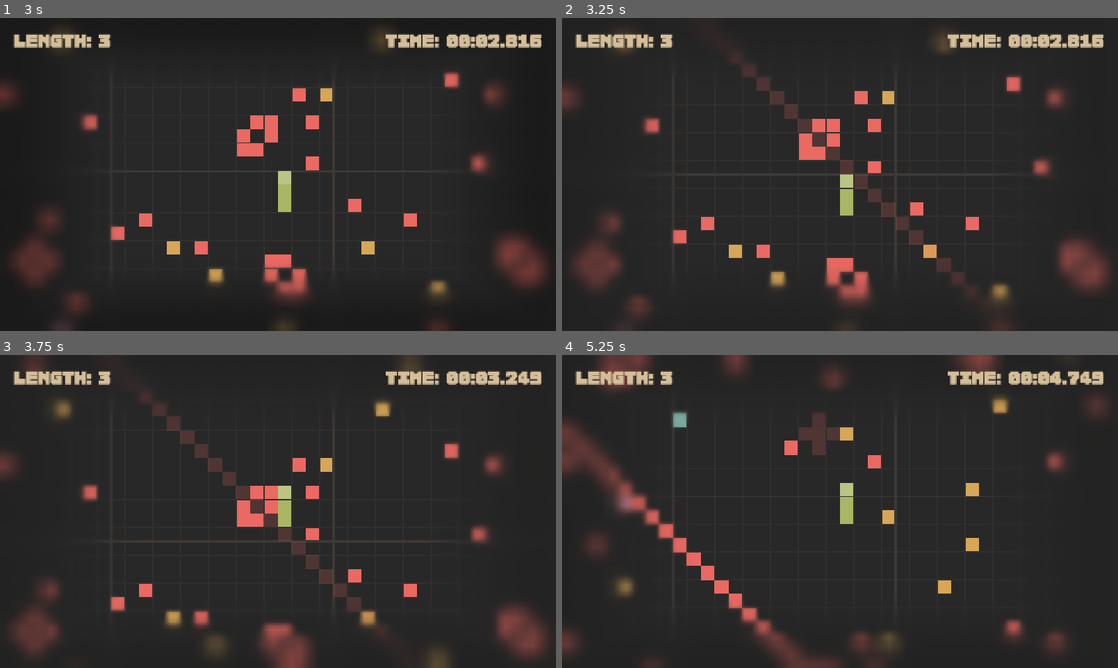
Above: before the commit, frames 1-4 (two rows, left to right).
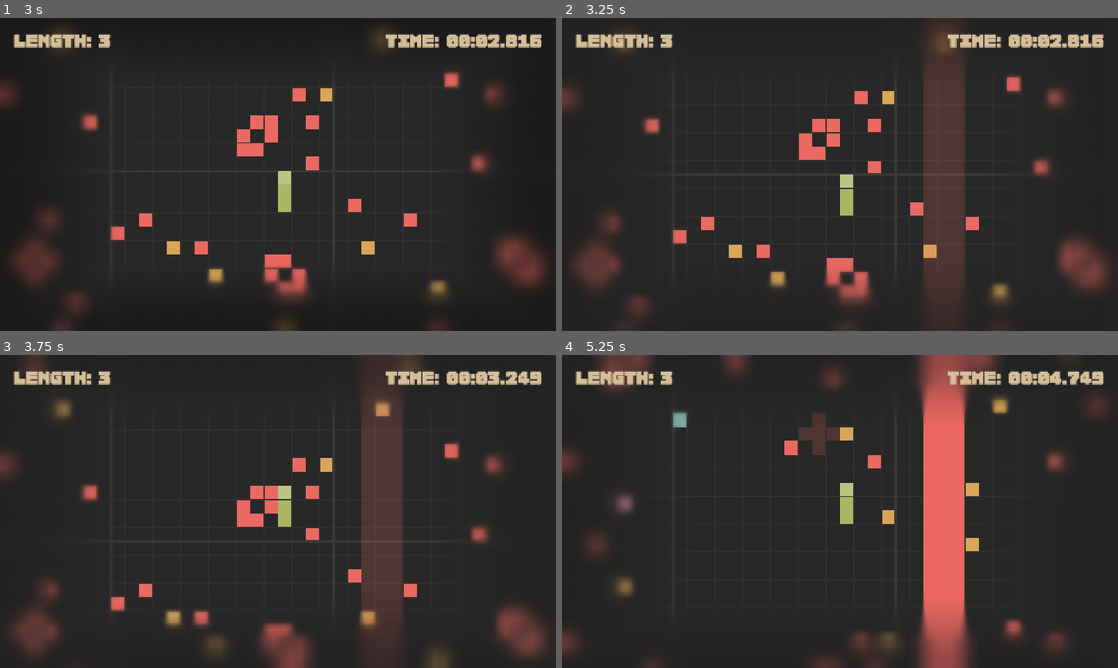
Above: after the commit, the same moments.

Repository: Shh37/Serbent
Game: Godot game, scene res://scenes/Main.tscn
The game is run twice, just before and just after one commit, with the same random seed, the same clock (stepped at 60 frames per second) and the same inputs.
Inputs:
- Up to frame 1 (3 s): tap Enter at 0.5 s; hold Right (ui_right) 0.53-1.28 s; hold Enter 0.53-1.28 s; tap Space at 0.77, 1.52 s; hold Down (ui_down) 1.28-2.03 s; tap Keypad Enter at 1.35, 2.85 s; hold Right (ui_right) 2.03-2.78 s; hold Enter 2.03-2.78 s; hold Up (ui_up) from 2.78 s (still down)
- Up to frame 2 (3.25 s): keep holding Up (ui_up); tap Space at 3.02 s
- Up to frame 3 (3.75 s): release Up (ui_up) at 3.53 s; hold Left (ui_left) from 3.53 s (still down); hold Enter from 3.53 s (still down)
- Up to frame 4 (5.25 s): tap Space at 3.77, 4.52 s; release Enter at 4.28 s; tap Keypad Enter at 4.35 s; release Left (ui_left) at 5.03 s; hold Down (ui_down) from 5.03 s (still down); hold Enter from 5.03 s (still down)

Frame 1 is identical in both runs. In frame 2, 7.0% of the frame differs, in the area x 30-75%, y 10-97%; in frame 3, 7.2%; in frame 4, 11%, in the area x 0-74%, y 0-100%.

Commit message:
feat: ビームの大規模な改善

Diff:
--- a/scripts/Beam.gd
+++ b/scripts/Beam.gd
@@ -4,7 +4,7 @@
 enum Orientation { HORIZONTAL, VERTICAL }
 
 var orientation: Orientation
-var global_grid_index: int # Global grid coordinate
+var global_grid_index: int
 var warning_time = 2.0
 var active_time = 0.5
 var timer = 0.0
@@ -13,11 +13,13 @@
 var flicker_timer = 0.0
 var show_warning = true
 var thickness = 1
+var zigzag_amplitude = 0
 
-func setup(p_orientation: Orientation, p_index: int, p_thickness: int = 1):
+func setup(p_orientation: Orientation, p_index: int, p_thickness: int = 1, p_zigzag_amplitude: int = 0):
 	orientation = p_orientation
 	global_grid_index = p_index
 	thickness = p_thickness
+	zigzag_amplitude = p_zigzag_amplitude
 	timer = warning_time
 	queue_redraw()
 
@@ -42,16 +44,44 @@
 	timer = active_time
 	show_warning = true
 	queue_redraw()
-
-	# Check collision immediately when activated
 	check_collision()
 
 func deactivate_beam():
-	# Beam finished, remove it
 	var world = get_parent()
 	if world.has_method("unregister_beam"):
 		world.unregister_beam(self)
 	queue_free()
+
+func get_zigzag_offset(pos_along_beam: int) -> int:
+	if zigzag_amplitude == 0: return 0
+
+	if zigzag_amplitude == 1:
+		# 1 step Up, 1 step Down (Period 2)
+		var p = pos_along_beam % 2
+		if p < 0: p += 2
+		return p # 0 or 1
+	elif zigzag_amplitude == 2:
+		# 2 steps Up, 2 steps Down (Period 4)
+		var p = pos_along_beam % 4
+		if p < 0: p += 4
+		var seq = [0, 1, 2, 1]
+		return seq[p] - 1
+	elif zigzag_amplitude == 3:
+		# 3 steps Up, 3 steps Down (Period 6)
+		var p = pos_along_beam % 6
+		if p < 0: p += 6
+		var seq = [0, 1, 2, 3, 2, 1]
+		return seq[p] - 1
+
+	return 0
+
+func is_on_beam(grid_pos: Vector2i) -> bool:
+	if orientation == Orientation.HORIZONTAL:
+		var z_offset = get_zigzag_offset(grid_pos.x)
+		return abs(grid_pos.y - (global_grid_index + z_offset)) <= thickness / 2
+	else:
+		var z_offset = get_zigzag_offset(grid_pos.y)
+		return abs(grid_pos.x - (global_grid_index + z_offset)) <= thickness / 2
 
 func check_collision():
 	var world = get_parent()
@@ -60,14 +90,8 @@
 		var body = snake.body
 		var hit_indices = []
 		for i in range(body.size()):
-			var pos = body[i]
-
-			if orientation == Orientation.HORIZONTAL:
-				if abs(pos.y - global_grid_index) <= thickness / 2:
-					hit_indices.append(i)
-			else:
-				if abs(pos.x - global_grid_index) <= thickness / 2:
-					hit_indices.append(i)
+			if is_on_beam(body[i]):
+				hit_indices.append(i)
 
 		if not hit_indices.is_empty():
 			snake.cut_snake(hit_indices[0])
@@ -76,36 +100,29 @@
 	var cell_size = GameConstants.CELL_SIZE
 	var color = GameConstants.COLOR_DANGER
 
-	# Get player position to center the beam span
+	if not is_active and not show_warning:
+		return
+
+	var draw_color = color
+	if not is_active:
+		draw_color.a = 0.2
+
 	var world = get_parent()
 	var snake = world.get_parent().get_node("Snake")
-	var center = snake.position if snake else Vector2.ZERO
+	var center_grid = Vector2i(snake.position / cell_size) if snake else Vector2i.ZERO
 
-	# Drawing range (enough to cover the screen)
-	var span = 5000
+	var range_val = 40
+	for i in range(-range_val, range_val):
+		var pos_along = (center_grid.x if orientation == Orientation.HORIZONTAL else center_grid.y) + i
+		var z_offset = get_zigzag_offset(pos_along)
 
-	if is_active:
-		# Draw the actual beam
-		var rect: Rect2
-		if orientation == Orientation.HORIZONTAL:
-			var top_y = (global_grid_index - thickness / 2) * cell_size
-			rect = Rect2(center.x - span/2, top_y, span, cell_size * thickness)
-		else:
-			var left_x = (global_grid_index - thickness / 2) * cell_size
-			rect = Rect2(left_x, center.y - span/2, cell_size * thickness, span)
+		for t_offset in range(-thickness / 2, thickness / 2 + 1):
+			var rect: Rect2
+			if orientation == Orientation.HORIZONTAL:
+				var grid_y = global_grid_index + z_offset + t_offset
+				rect = Rect2(pos_along * cell_size, grid_y * cell_size, cell_size, cell_size)
+			else:
+				var grid_x = global_grid_index + z_offset + t_offset
+				rect = Rect2(grid_x * cell_size, pos_along * cell_size, cell_size, cell_size)
 
-		draw_rect(rect, color)
-	elif show_warning:
-		# Draw warning block (faint red)
-		var warning_color = color
-		warning_color.a = 0.2
-
-		var rect: Rect2
-		if orientation == Orientation.HORIZONTAL:
-			var top_y = (global_grid_index - thickness / 2) * cell_size
-			rect = Rect2(center.x - span/2, top_y, span, cell_size * thickness)
-		else:
-			var left_x = (global_grid_index - thickness / 2) * cell_size
-			rect = Rect2(left_x, center.y - span/2, cell_size * thickness, span)
-
-		draw_rect(rect, warning_color)
+			draw_rect(rect, draw_color)
--- a/scripts/DiagonalBeam.gd
+++ b/scripts/DiagonalBeam.gd
@@ -4,7 +4,7 @@
 enum Type { FORWARD_SLASH, BACK_SLASH }
 
 var type: Type
-var offset_k: int # The k in x+y=k or x-y=k
+var offset_k: int
 var warning_time = 2.0
 var active_time = 0.5
 var timer = 0.0
@@ -13,11 +13,13 @@
 var flicker_timer = 0.0
 var show_warning = true
 var thickness = 1
+var zigzag_amplitude = 0
 
-func setup(p_type: Type, p_offset_k: int, p_thickness: int = 1):
+func setup(p_type: Type, p_offset_k: int, p_thickness: int = 1, p_zigzag_amplitude: int = 0):
 	type = p_type
 	offset_k = p_offset_k
 	thickness = p_thickness
+	zigzag_amplitude = p_zigzag_amplitude
 	timer = warning_time
 	queue_redraw()
 
@@ -42,8 +44,6 @@
 	timer = active_time
 	show_warning = true
 	queue_redraw()
-
-	# Check collision immediately when activated
 	check_collision()
 
 func deactivate_beam():
@@ -52,26 +52,50 @@
 		world.unregister_diagonal_beam(self)
 	queue_free()
 
+func get_zigzag_offset(u: int) -> int:
+	if zigzag_amplitude == 0: return 0
+
+	if zigzag_amplitude == 1:
+		# 1 vertical, 1 horizontal (Period 2)
+		var p = u % 2
+		if p < 0: p += 2
+		return p # 0 or 1
+	elif zigzag_amplitude == 2:
+		# 2 vertical, 2 horizontal (Period 4)
+		var p = u % 4
+		if p < 0: p += 4
+		var seq = [0, 1, 2, 1]
+		return seq[p] - 1
+	elif zigzag_amplitude == 3:
+		# 3 vertical, 3 horizontal (Period 6)
+		var p = u % 6
+		if p < 0: p += 6
+		var seq = [0, 1, 2, 3, 2, 1]
+		return seq[p] - 1
+	return 0
+
+func is_on_beam(grid_pos: Vector2i) -> bool:
+	var u: int
+	var v_base: int
+	if type == Type.FORWARD_SLASH:
+		u = grid_pos.x - grid_pos.y
+		v_base = grid_pos.x + grid_pos.y - offset_k
+	else:
+		u = grid_pos.x + grid_pos.y
+		v_base = grid_pos.x - grid_pos.y - offset_k
+
+	var z_offset = get_zigzag_offset(u)
+	return abs(v_base - z_offset) <= thickness / 2
+
 func check_collision():
 	var world = get_parent()
 	var snake = world.get_parent().get_node("Snake")
 	if snake and snake.has_method("cut_snake"):
 		var body = snake.body
-		# Check from tail to head or head to tail?
-		# Beam.gd checks and breaks at first intersection.
 		for i in range(body.size()):
-			var pos = body[i]
-			if is_on_beam(pos):
+			if is_on_beam(body[i]):
 				snake.cut_snake(i)
 				break
-
-func is_on_beam(grid_pos: Vector2i) -> bool:
-	if type == Type.FORWARD_SLASH:
-		# x + y = k => offset = x + y - k
-		return abs((grid_pos.x + grid_pos.y) - offset_k) <= thickness / 2
-	else: # BACK_SLASH
-		# x - y = k => offset = x - y - k
-		return abs((grid_pos.x - grid_pos.y) - offset_k) <= thickness / 2
 
 func _draw():
 	var cell_size = GameConstants.CELL_SIZE
@@ -84,27 +108,18 @@
 	if not is_active:
 		draw_color.a = 0.2
 
-	# Draw blocks in view
 	var world = get_parent()
 	var snake = world.get_parent().get_node("Snake")
 	var center_grid = Vector2i(snake.position / cell_size) if snake else Vector2i.ZERO
 
-	var range_val = 40 # Draw enough blocks to cover the screen
+	var range_val = 40
+	for i in range(-range_val, range_val):
+		var x = center_grid.x + i
+		var base_y = (offset_k - x) if type == Type.FORWARD_SLASH else (x - offset_k)
 
-	for i in range(-range_val, range_val):
-		# Draw for each thickness layer
-		for t_offset in range(-thickness / 2, thickness / 2 + 1):
-			var grid_pos: Vector2i
-			if type == Type.FORWARD_SLASH:
-				# x + y = k + t_offset => y = (k + t_offset) - x
-				var x = center_grid.x + i
-				var y = (offset_k + t_offset) - x
-				grid_pos = Vector2i(x, y)
-			else:
-				# x - y = k + t_offset => y = x - (k + t_offset)
-				var x = center_grid.x + i
-				var y = x - (offset_k + t_offset)
-				grid_pos = Vector2i(x, y)
-
-			var rect = Rect2(grid_pos.x * cell_size, grid_pos.y * cell_size, cell_size, cell_size)
-			draw_rect(rect, draw_color)
+		# Search locally for valid y (within zigzag_amplitude and thickness bounds)
+		for dy in range(-zigzag_amplitude - thickness - 2, zigzag_amplitude + thickness + 3):
+			var y = base_y + dy
+			if is_on_beam(Vector2i(x, y)):
+				var rect = Rect2(x * cell_size, y * cell_size, cell_size, cell_size)
+				draw_rect(rect, draw_color)
--- a/scripts/World.gd
+++ b/scripts/World.gd
@@ -29,7 +29,8 @@
 	beam_timer += delta
 	if beam_timer >= next_beam_time:
 		beam_timer = 0.0
-		next_beam_time = randf_range(4.0, 8.0) # Spawn every 4-8 seconds
+		# Normal distribution centered at 4.0, flattened (sigma=3.0) to make extremes more frequent
+		next_beam_time = clamp(randfn(4.0, 3.0), 0.5, 8.5)
 		if randf() > 0.4:
 			spawn_random_beam()
 		else:
@@ -58,9 +59,20 @@
 	var orientation = Beam.Orientation.HORIZONTAL if randf() > 0.5 else Beam.Orientation.VERTICAL
 	var global_index = (player_grid_pos.y if orientation == Beam.Orientation.HORIZONTAL else player_grid_pos.x) + offset
 
-	var thickness = 3 if randf() > 0.7 else 1
-
-	beam.setup(orientation, global_index, thickness)
+	var variation_r = randf()
+	var thickness = 1
+	var zigzag_amplitude = 0
+
+	if variation_r > 0.8:
+		thickness = 3
+	elif variation_r > 0.65:
+		zigzag_amplitude = 3
+	elif variation_r > 0.5:
+		zigzag_amplitude = 2
+	elif variation_r > 0.35:
+		zigzag_amplitude = 1
+
+	beam.setup(orientation, global_index, thickness, zigzag_amplitude)
 	register_beam(beam)
 
 func spawn_random_diagonal_beam():
@@ -84,9 +96,20 @@
 		# x - y = k
 		k = (player_grid_pos.x - player_grid_pos.y) + offset
 
-	var thickness = 3 if randf() > 0.7 else 1
-
-	beam.setup(type, k, thickness)
+	var variation_r = randf()
+	var thickness = 1
+	var zigzag_amplitude = 0
+
+	if variation_r > 0.8:
+		thickness = 3
+	elif variation_r > 0.65:
+		zigzag_amplitude = 3
+	elif variation_r > 0.5:
+		zigzag_amplitude = 2
+	elif variation_r > 0.35:
+		zigzag_amplitude = 1
+
+	beam.setup(type, k, thickness, zigzag_amplitude)
 	register_diagonal_beam(beam)
 
 func spawn_random_bomb():
